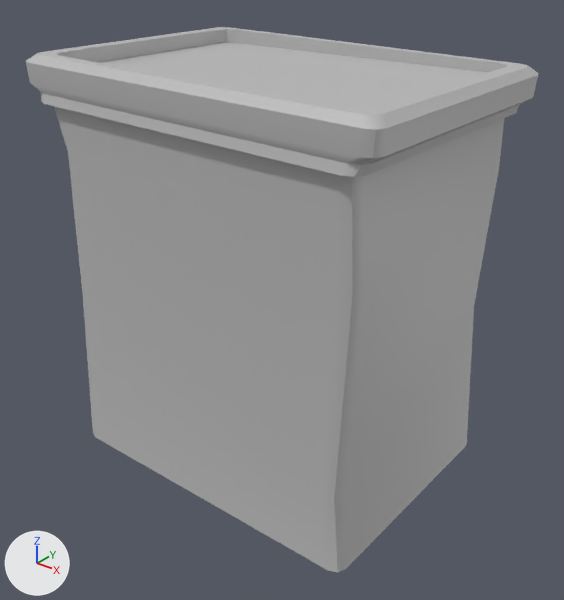
The FBX model Assets/model/batiment_a.fbx, before and after one commit.
Before and after are seen from a 50 mm camera at (0.289, -0.358, 0.331) aimed at (0.007, -0.005, 0.113). The lights are fixed; the arrows at lower left show +X, +Y and +Z. Where no turn or scale is listed for an object, it has been applied to the vertices.

The scene before the commit, as lines of its bpy script (objects in view):
```python
me_mesh = bpy.data.meshes.new('Mesh')
me_mesh.from_pydata(...)  # 132 vertices, 125 faces; spans x -0.122..0.122, y -0.086..0.086, z 0.0..0.262
me_mesh.materials.append(mat_lambert1)  # grey #bcbcbc
ob_batiment_01 = bpy.data.objects.new('batiment_01', me_mesh)
ob_batiment_01.location = (0.0, 0.0, 0.0)
```
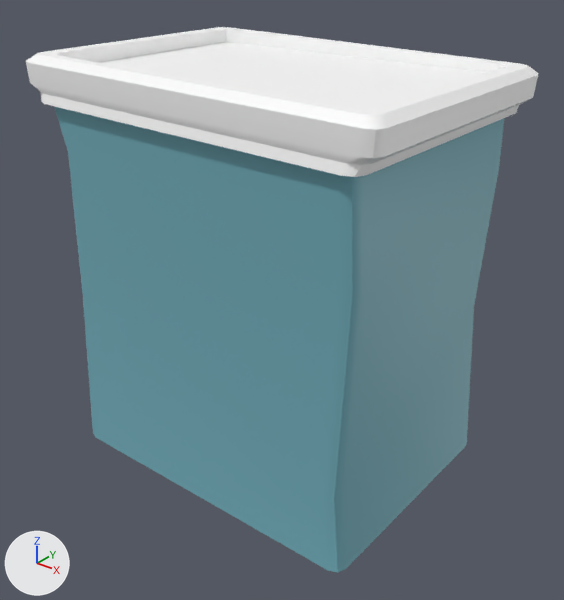
Changed parts and their boxes (x1, y1, x2, y2) in the pictures (564 x 600 px):
part 1 of me_mesh, recoloured (grey to cyan): (54, 106, 504, 573) in both
part 2 of me_mesh, recoloured (grey to white): (26, 27, 538, 177) in both

The change in detail:
Material 'lambert2' (mat_lambert2) is new.
Its base color is (0.17, 0.424, 0.5) (cyan #73aebc).
Material 'lambert4' (mat_lambert4) is new.
Its base color is (1.0, 1.0, 1.0) (white #ffffff).
me_mesh has 132 vertices, 125 faces and spans x -0.122..0.122, y -0.086..0.086, z 0.0..0.262.
me_mesh is used by ob_batiment_01; location (0.0, 0.0, 0.0).
me_mesh part 1: all 36 faces centred in x -0.11..0.108, y -0.079..0.081, z 0.022..0.22 switch from mat_lambert1 (grey #bcbcbc) to mat_lambert2 (cyan #73aebc).
me_mesh part 2: all 89 faces centred in x -0.122..0.122, y -0.086..0.086, z 0.232..0.262 switch from mat_lambert1 (grey #bcbcbc) to mat_lambert4 (white #ffffff).
